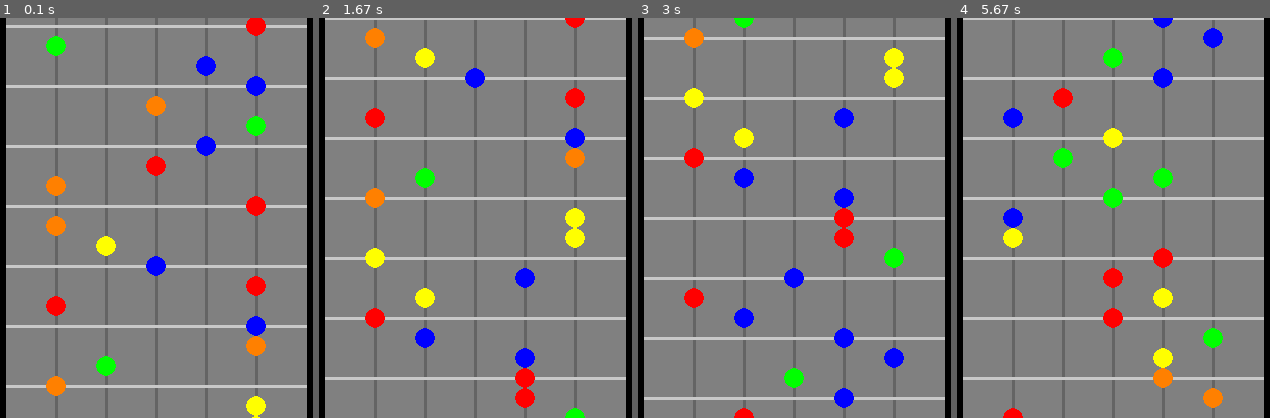
Above: before the commit, frames 1-4 (left to right).
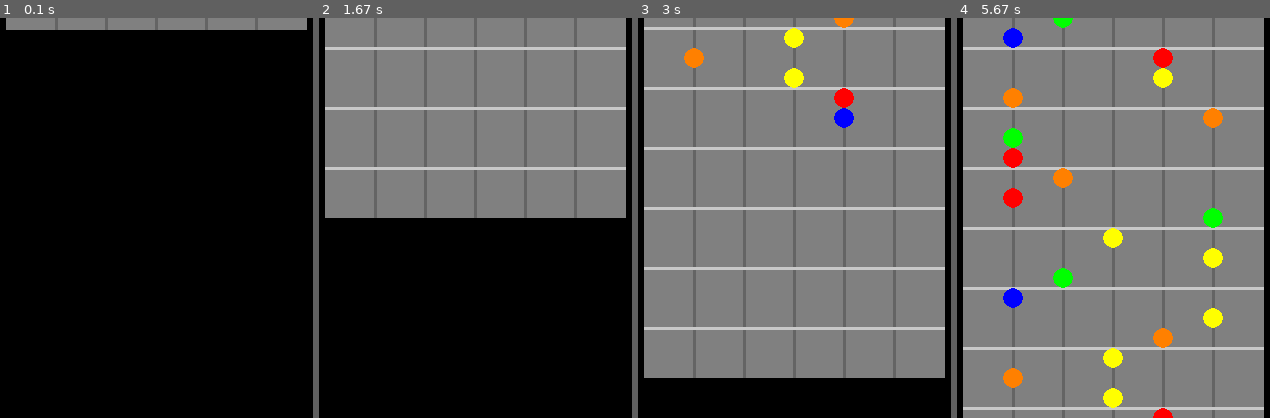
Above: after the commit, the same moments.

Repository: romulofff/gym-hero
Game: pygame game, started from src/sliding_window.py
The game is run twice, just before and just after one commit, with the same random seed, the same clock (stepped at 60 frames per second) and the same inputs.
Inputs:
- Up to frame 1 (0.1 s): no input
- Up to frame 2 (1.67 s): no input
- Up to frame 3 (3 s): no input
- Up to frame 4 (5.67 s): no input

The runs differ from the first frame. In frame 1, 94% of the frame differs, in the area x 1-99%, y 0-100%; in frame 2, 55%; in frame 3, 23%; in frame 4, 18%.

Commit message:
Corrigindo direção das notas

Diff:
--- a/src/create_track.py
+++ b/src/create_track.py
@@ -21,31 +21,31 @@
 
 def draw_line(screen):
     """ Draw the lines where the notes will roll """
-    draw.line(screen, (100, 100, 100), (100, 0), (100, height), 3)
-    draw.line(screen, (100, 100, 100), (150, 0), (150, height), 3)
-    draw.line(screen, (100, 100, 100), (200, 0), (200, height), 3)
-    draw.line(screen, (100, 100, 100), (250, 0), (250, height), 3)
-    draw.line(screen, (100, 100, 100), (300, 0), (300, height), 3)
+    draw.line(screen, (100, 100, 100), (100, 0), (100, height+250), 3)
+    draw.line(screen, (100, 100, 100), (150, 0), (150, height+250), 3)
+    draw.line(screen, (100, 100, 100), (200, 0), (200, height+250), 3)
+    draw.line(screen, (100, 100, 100), (250, 0), (250, height+250), 3)
+    draw.line(screen, (100, 100, 100), (300, 0), (300, height+250), 3)
 
 height = 2160*2
 
 pygame.init()
 clock = pygame.time.Clock()
-screen = pygame.display.set_mode((400, height))
+screen = pygame.display.set_mode((400, height+250))
 line_color = (128, 128, 128)
-polygon_points = [(50, 0), (350, 0), (350, height), (50, height)]
+polygon_points = [(50, 0), (350, 0), (350, height+500), (50, height+500)]
 x = [100, 150, 200, 250, 300]
 
 
 draw.polygon(screen, line_color, polygon_points)  # Path for the notes
 draw_line(screen)
 
-for y in range(20, height, 60):
+for y in range(20, height+250, 60):
     draw.line(screen, (200, 200, 200), (50, y), (350, y), 3)
 
-for y in range(20, height, 20):
+for y in range(250, height, 20):
     draw.circle(screen, choose_color(), (choice(x), y), 10)
 
 pygame.display.flip()
-pygame.image.save(screen, '../chart.png')
+pygame.image.save(screen, '../chart4.png')
 # sleep(60)
--- a/src/sliding_window.py
+++ b/src/sliding_window.py
@@ -5,19 +5,20 @@
 pygame.init()
 screen = pygame.display.set_mode((400, 400))
 
-img = pygame.image.load('../chart.png')
+img = pygame.image.load('../chart4.png')
 img_rect = img.get_rect().size
-# img.convert()
 
 clock = pygame.time.Clock()
 
-x = y = 0
+x = 0
+y = -img_rect[1]
+print(x,y)
 while True:
-    # screen.fill(black)
-    if y == 400-img_rect[1]:
+    screen.fill(black)
+    if y == 400:
         pygame.quit()
         break
-    y -= 1
+    y += 1
     screen.blit(img, (x,y))
     pygame.display.flip()
 
Binary file changed: chart.png
Binary file added: chart2.png
Binary file added: chart3.png
Binary file added: chart4.png
